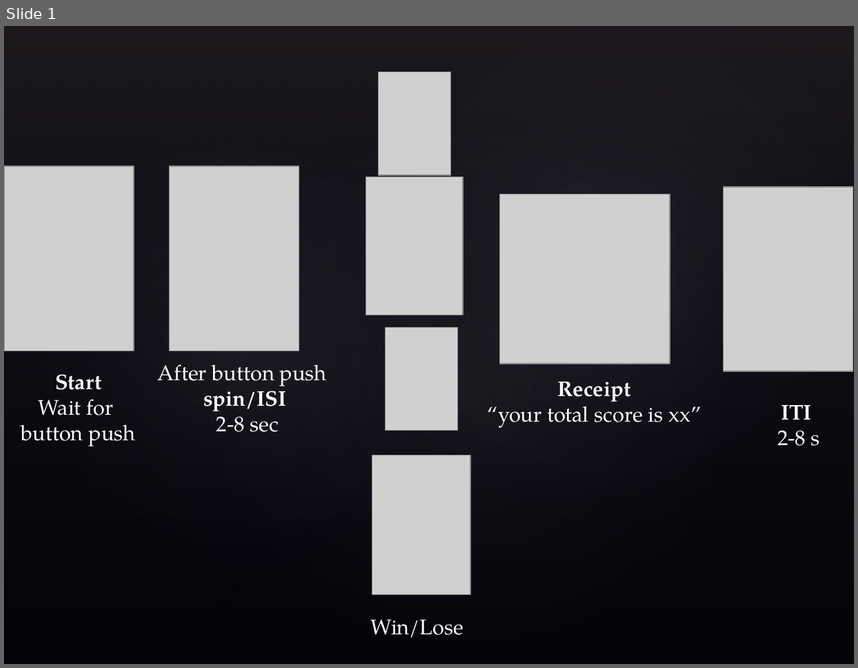
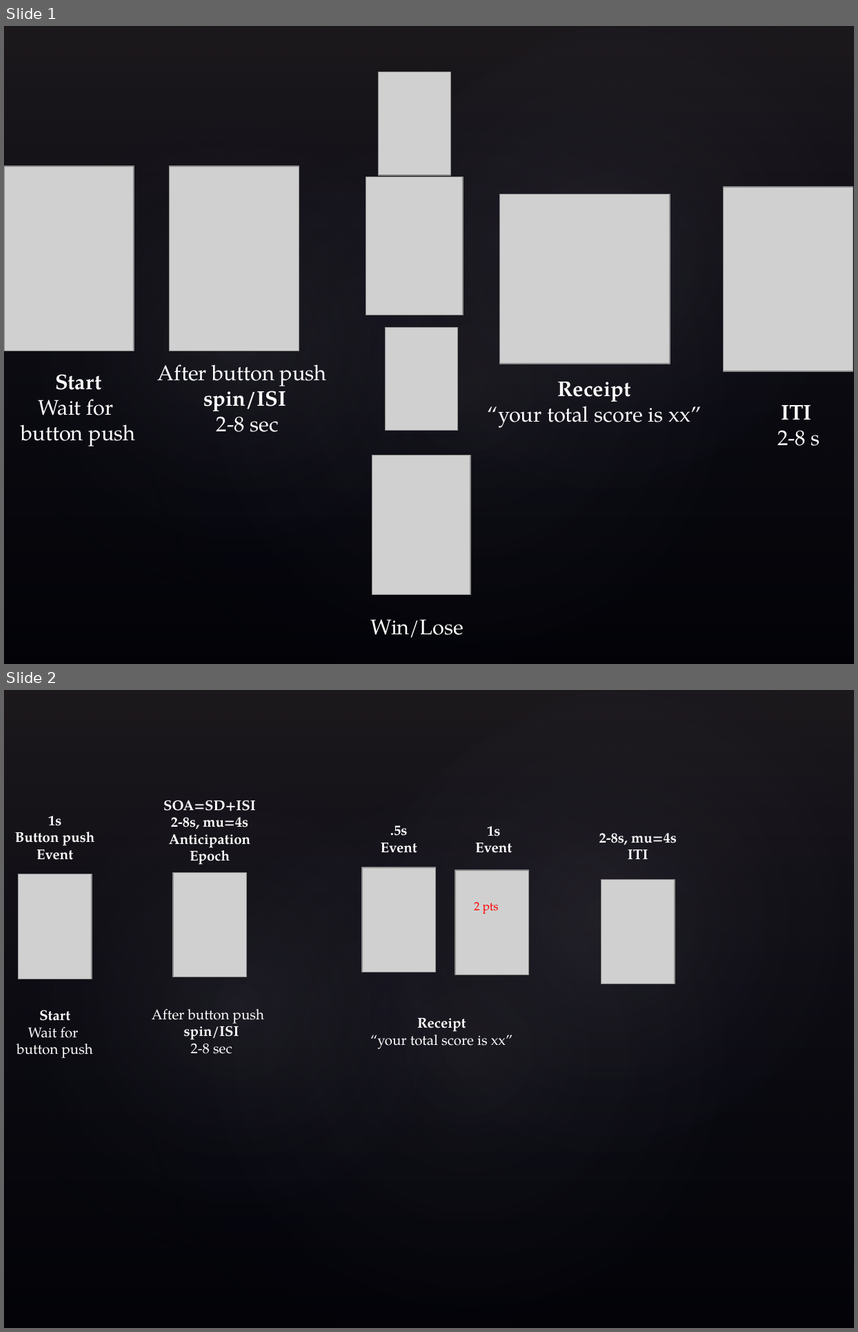
Before and after one commit to JieyinFeng/SlotTask, a slide deck: docs/SlotTask.pptx. Shown one above the other, each under a label of ours: slide 1 before the commit, slides 1 and 2 after it. The pictures are 858x668 and 858x1332 pixels, drawn with LibreOffice and Linux fonts; fonts in the diff are those of the drawing; grey boxes stand for pictures; background and template pictures are left out. Boxes give left, top, right and bottom in pixels: in the first picture for what was removed or moved away, otherwise in the second. Text is boxed around its words. In the diff, an @@ line names an element or a change of style, - is before the commit and + after.

```diff
--- a/docs/SlotTask.pptx
+++ b/docs/SlotTask.pptx
@@ slide 2 added at (x1=4, y1=690, x2=854, y2=1328), background picture (left out); not listed: 4 template elements that a slide beside it also shows @@
@@ text added at (x1=163, y1=800, x2=256, y2=865), 12 pt, text #FFFFFF, bold @@
+SOA=SD+ISI
+2-8s, mu=4s
+Anticipation
+Epoch
@@ text added at (x1=15, y1=816, x2=95, y2=860), 12 pt, text #FFFFFF, bold @@
+1s
+Button push
+Event
@@ text added at (x1=381, y1=825, x2=417, y2=853), 12 pt, text #FFFFFF, bold @@
+.5s
+Event
@@ text added at (x1=475, y1=826, x2=512, y2=853), 12 pt, text #FFFFFF, bold @@
+1s
+Event
@@ text added at (x1=599, y1=833, x2=677, y2=859), 12 pt, text #FFFFFF, bold @@
+2-8s, mu=4s
+ITI
@@ picture added at (x1=18, y1=874, x2=92, y2=979) @@
@@ picture added at (x1=173, y1=872, x2=246, y2=976) @@
@@ picture added at (x1=362, y1=867, x2=435, y2=972) @@
@@ picture added at (x1=455, y1=870, x2=528, y2=975) @@
@@ picture added at (x1=602, y1=880, x2=675, y2=984) @@
@@ text added at (x1=474, y1=902, x2=499, y2=914), 10 pt, text #FF0000 @@
+2 pts
@@ text added at (x1=16, y1=1009, x2=93, y2=1058), 12 pt, text #FFFFFF @@
+Start
+Wait for
+button push
@@ text added at (x1=152, y1=1009, x2=264, y2=1054), 12 pt, text #FFFFFF @@
+After button push
+spin/ISI
+2-8 sec
@@ text added at (x1=370, y1=1018, x2=513, y2=1049), 12 pt, text #FFFFFF @@
+Receipt
+“your total score is xx”
```
Also in this commit, not shown: 3 other files.
